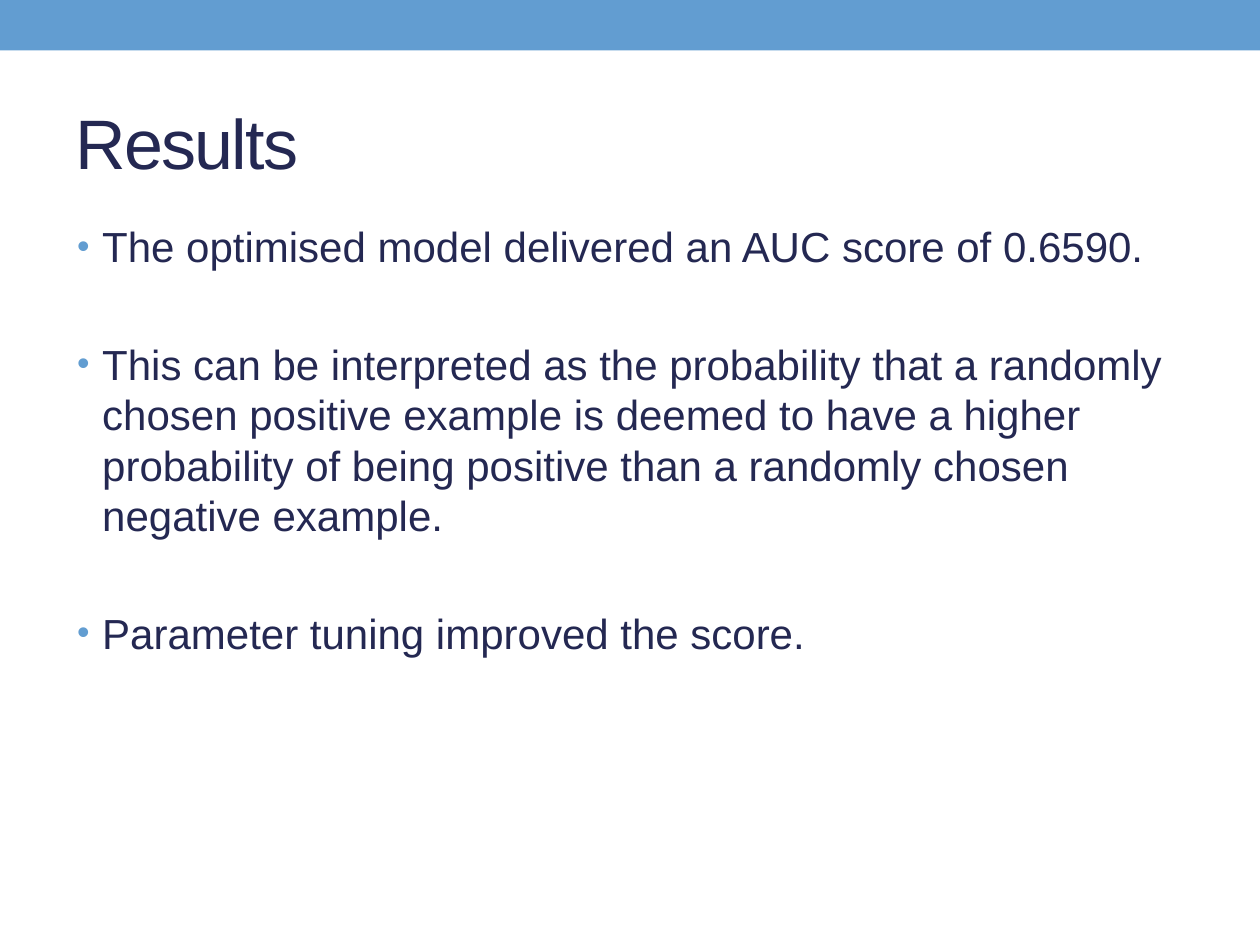
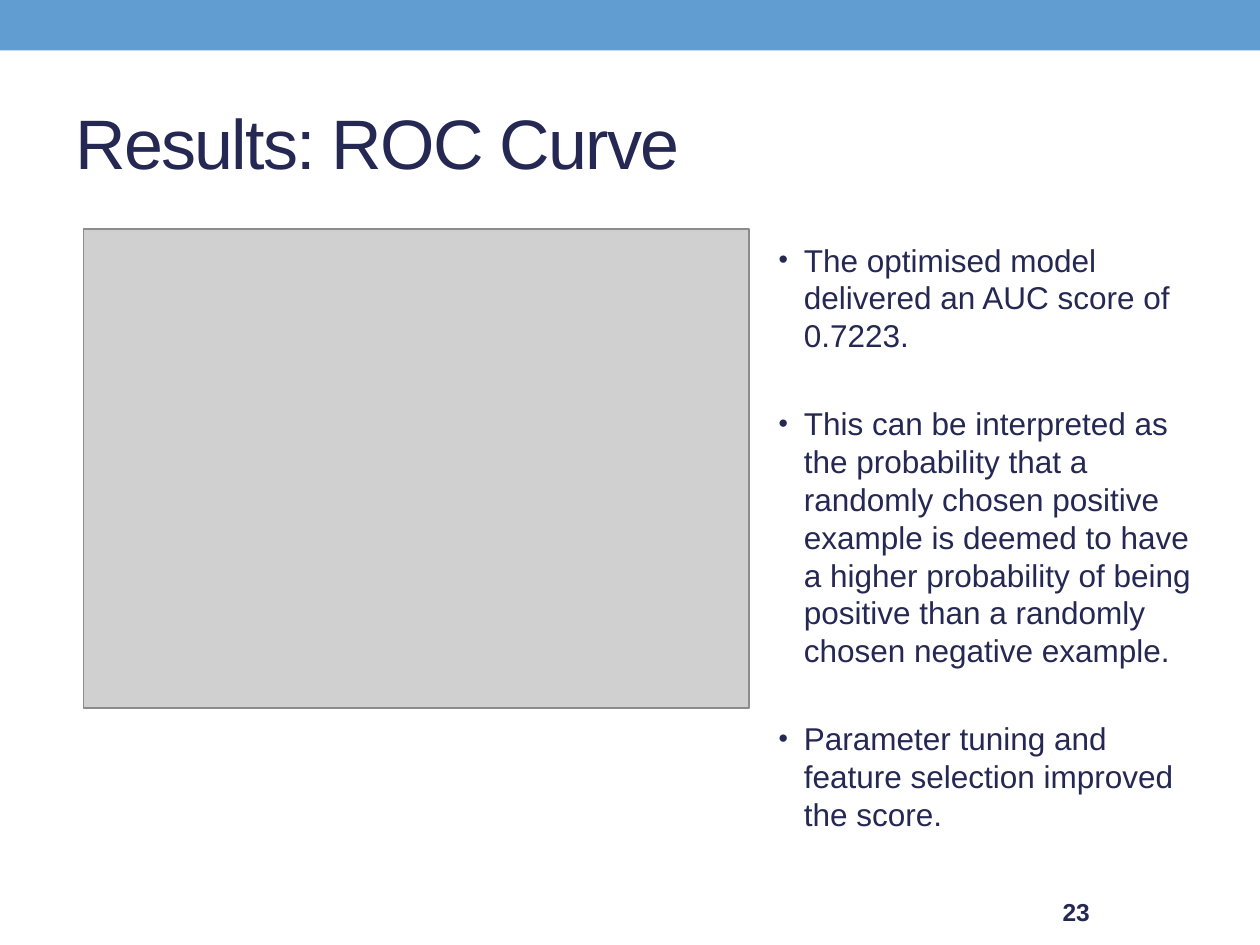
Before and after one commit to Son17/Data-Science-Projects, a slide deck: slide 23 of LG presentation.pptx (slide 22 before the commit). Drawn at 1260x945 pixels with LibreOffice and Linux fonts; fonts in the diff are those of the drawing; grey boxes stand for pictures. Boxes give left, top, right and bottom in pixels: in the first picture for what was removed or moved away, otherwise in the second. Text is boxed around its words. In the diff, an @@ line names an element or a change of style, - is before the commit and + after.

```diff
--- a/LG presentation.pptx
+++ b/LG presentation.pptx
@@ title at (76, 118, 680, 170): text changed @@
-Results
+Results: ROC Curve
@@ picture added at (83, 229, 748, 708) @@
@@ text "The optimised model delivered an ...": place and size @@
-text "The optimised model delivered an ..." at (102, 231, 1162, 657)
+text "The optimised model delivered an ..." at (804, 249, 1191, 827)
@@ text at (804, 249, 1169, 348): text changed; size 24 to 18 pt @@
-• The optimised model delivered an AUC score of 0.6590.
+• The optimised model delivered an AUC score of 0.7223.
@@ text at (804, 412, 1191, 668): size 24 to 18 pt in "This can be interpreted as the probability ..."; less space between paragraphs; bullet colour #629DD1 to #242852 @@
@@ text at (804, 727, 1174, 827): text changed; size 24 to 18 pt @@
-• Parameter tuning improved the score.
+• Parameter tuning and feature selection improved the score.
@@ page number added at (1063, 904, 1090, 922), 14 pt, text #242852, bold @@
+23
```
Also in this commit, not shown: 4 other slides changed, 2 slides removed, 3 other files.
